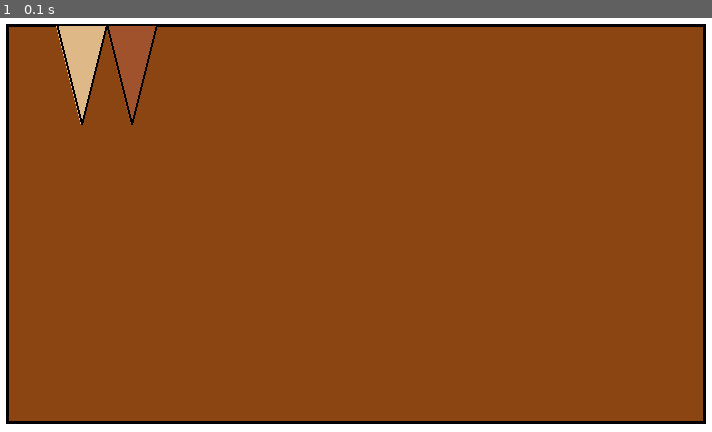
Above: before the commit, frame 1.
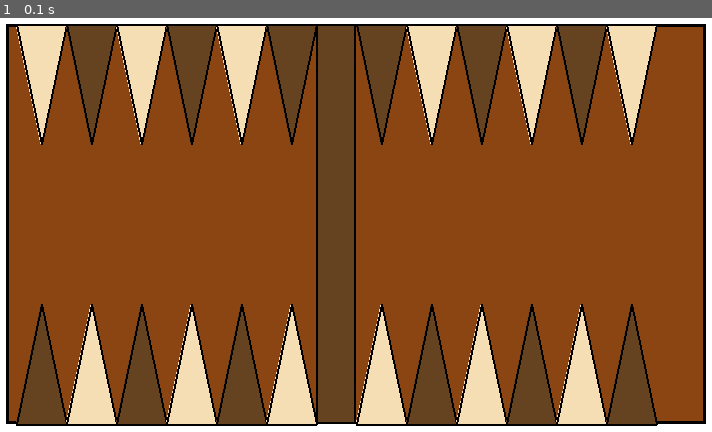
Above: after the commit, the same moment.

Repository: um-computacion/computacion-2025-backgammon-JoacoVanrell
Game: pygame game, started from pygame_ui/main.py
The game is run twice, just before and just after one commit, with the same random seed, the same clock (stepped at 60 frames per second) and the same inputs.
Inputs:
- Up to frame 1 (0.1 s): no input

The runs differ from the first frame. In frame 1, 33% of the frame differs, in the area x 2-93%, y 1-99%.

Commit message:
implemento tablero completo

Diff:
--- a/pygame_ui/main.py
+++ b/pygame_ui/main.py
@@ -1,5 +1,4 @@
 import pygame
-import sys
 
 # Inicializar pygame
 pygame.init()
@@ -11,9 +10,9 @@
 # Colores básicos
 WHITE = (255, 255, 255)
 BLACK = (0, 0, 0)
-BROWN = (139, 69, 19)
-LIGHT_BROWN = (222, 184, 135)
-DARK_BROWN = (160, 82, 45)
+BROWN = (139, 69, 19)           # Fondo del tablero
+LIGHT_TRIANGLE = (245, 222, 179)  # Beige claro para triángulos
+DARK_TRIANGLE = (101, 67, 33)     # Marrón más oscuro para contraste
 
 # Bucle principal
 running = True
@@ -30,18 +29,53 @@
     pygame.draw.rect(screen, BROWN, tablero_rect)
     pygame.draw.rect(screen, BLACK, tablero_rect, 3)
 
-    # Dibujar algunos triángulos básicos (puntos del tablero)
-    # Triángulos superiores
-    triangle1 = [(100, 50), (150, 50), (125, 150)]
-    triangle2 = [(150, 50), (200, 50), (175, 150)]
-    pygame.draw.polygon(screen, LIGHT_BROWN, triangle1)
-    pygame.draw.polygon(screen, DARK_BROWN, triangle2)
-    pygame.draw.polygon(screen, BLACK, triangle1, 2)
-    pygame.draw.polygon(screen, BLACK, triangle2, 2)
+    # Configuración de triángulos
+    triangle_width = 50
+    triangle_height = 120
+    start_x = 60
+    barra_width = 40
+    lado_izquierdo_x = start_x + (6 * triangle_width) + barra_width
+
+    # Triángulos superiores - lado derecho (puntos 13-18)
+    for i in range(6):
+        x = start_x + i * triangle_width
+        color = LIGHT_TRIANGLE if i % 2 == 0 else DARK_TRIANGLE
+        triangle = [(x, 50), (x + triangle_width, 50), (x + triangle_width//2, 50 + triangle_height)]
+        pygame.draw.polygon(screen, color, triangle)
+        pygame.draw.polygon(screen, BLACK, triangle, 2)
+
+    # Triángulos superiores - lado izquierdo (puntos 19-24)
+    for i in range(6):
+        x = lado_izquierdo_x + i * triangle_width
+        color = DARK_TRIANGLE if i % 2 == 0 else LIGHT_TRIANGLE
+        triangle = [(x, 50), (x + triangle_width, 50), (x + triangle_width//2, 50 + triangle_height)]
+        pygame.draw.polygon(screen, color, triangle)
+        pygame.draw.polygon(screen, BLACK, triangle, 2)
+
+    # Triángulos inferiores - lado derecho (puntos 12-7)
+    for i in range(6):
+        x = start_x + i * triangle_width
+        color = DARK_TRIANGLE if i % 2 == 0 else LIGHT_TRIANGLE
+        triangle = [(x, 450), (x + triangle_width, 450), (x + triangle_width//2, 450 - triangle_height)]
+        pygame.draw.polygon(screen, color, triangle)
+        pygame.draw.polygon(screen, BLACK, triangle, 2)
+
+    # Triángulos inferiores - lado izquierdo (puntos 6-1)
+    for i in range(6):
+        x = lado_izquierdo_x + i * triangle_width
+        color = LIGHT_TRIANGLE if i % 2 == 0 else DARK_TRIANGLE
+        triangle = [(x, 450), (x + triangle_width, 450), (x + triangle_width//2, 450 - triangle_height)]
+        pygame.draw.polygon(screen, color, triangle)
+        pygame.draw.polygon(screen, BLACK, triangle, 2)
+
+    # Dibujar barra central
+    barra_x = start_x + (6 * triangle_width)
+    barra_rect = pygame.Rect(barra_x, 50, barra_width, 400)
+    pygame.draw.rect(screen, DARK_TRIANGLE, barra_rect)
+    pygame.draw.rect(screen, BLACK, barra_rect, 2)
 
     # Actualizar pantalla
     pygame.display.flip()
 
-
+# Salir del juego
 pygame.quit()
-sys.exit()
